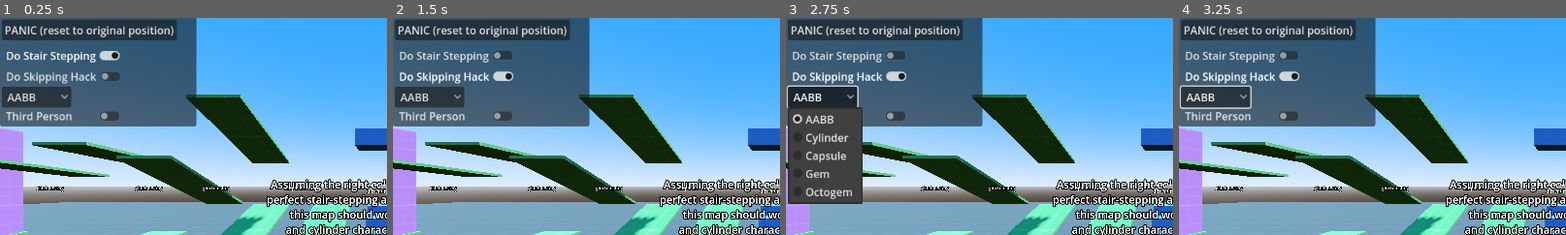
Above: before the commit, frames 1-4 (left to right).
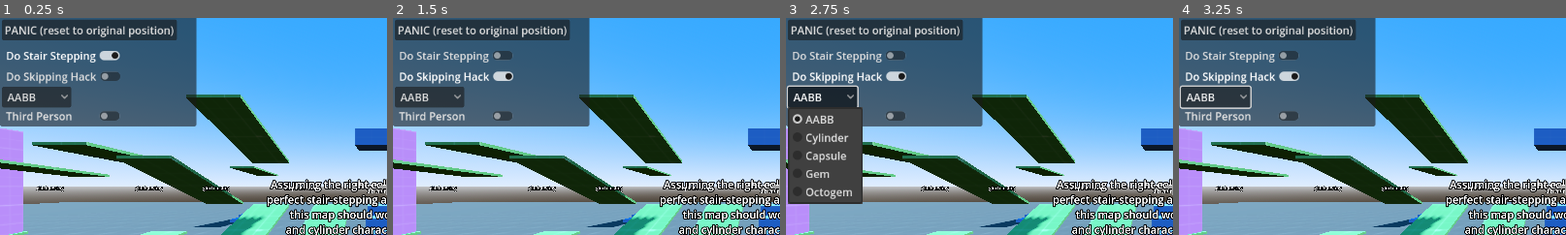
Above: after the commit, the same moments.

Repository: wareya/GodotStairTester
Game: Godot game, scene res://world.tscn
Two runs of this game, one before a commit and one after it. Both use one fixed random seed, a clock stepped at 60 frames per second and the inputs below.
Inputs:
- Up to frame 1 (0.25 s): no input
- Up to frame 2 (1.5 s): click "Do Stair Stepping" at 0.5 s; click "Do Skipping Hack" at 1.25 s
- Up to frame 3 (2.75 s): click "AABB" at 2 s
- Up to frame 4 (3.25 s): click "Third Person" at 2.75 s
The pictures show only the part of the screen within x 0-50%, y 11-61%; the shares and areas given below are measured in that part.

The runs differ from the first frame. In frame 1, 0.5% of the frame differs, in the area x 50-72%, y 68-97%; in frame 2, 0.5%; in frame 3, 0.5%; in frame 4, 0.5%.

Commit message:
add extra stair test thing

Diff:
--- a/StairsTestScene.tscn
+++ b/StairsTestScene.tscn
@@ -81,6 +81,30 @@
 size = Vector3(1, 0.25, 0.5)
 material = SubResource("StandardMaterial3D_6j7a6")
 
+[node name="CSGBox3D58" type="CSGBox3D" parent="."]
+transform = Transform3D(1, 0, 0, 0, 1, 0, 0, 0, 1, -6, 0.0625, -6.25)
+use_collision = true
+size = Vector3(1, 0.125, 0.5)
+material = SubResource("StandardMaterial3D_6j7a6")
+
+[node name="CSGBox3D59" type="CSGBox3D" parent="."]
+transform = Transform3D(1, 0, 0, 0, 1, 0, 0, 0, 1, -6, 0.1875, -6.75)
+use_collision = true
+size = Vector3(1, 0.125, 0.5)
+material = SubResource("StandardMaterial3D_6j7a6")
+
+[node name="CSGBox3D60" type="CSGBox3D" parent="."]
+transform = Transform3D(1, 0, 0, 0, 1, 0, 0, 0, 1, -6, 0.3125, -7.25)
+use_collision = true
+size = Vector3(1, 0.125, 0.5)
+material = SubResource("StandardMaterial3D_6j7a6")
+
+[node name="CSGBox3D61" type="CSGBox3D" parent="."]
+transform = Transform3D(1, 0, 0, 0, 1, 0, 0, 0, 1, -6, 0.4375, -7.75)
+use_collision = true
+size = Vector3(1, 0.125, 0.5)
+material = SubResource("StandardMaterial3D_6j7a6")
+
 [node name="CSGBox3D12" type="CSGPolygon3D" parent="."]
 transform = Transform3D(-4.37114e-08, 0, -1, 0, 1, 0, 1, 0, -4.37114e-08, -3.70001, 0, -2)
 use_collision = true
@@ -139,6 +163,12 @@
 
 [node name="CSGBox3D24" type="CSGPolygon3D" parent="."]
 transform = Transform3D(1.31134e-07, 0, -1, 0, 1, 0, 1, 0, 1.31134e-07, -6.52437, -0.625, -2)
+use_collision = true
+polygon = PackedVector2Array(-1, 0.8125, -1, 0.875, 1, 0.625, 1, 0.5625)
+material = SubResource("StandardMaterial3D_uatdx")
+
+[node name="CSGBox3D57" type="CSGPolygon3D" parent="."]
+transform = Transform3D(-4.37114e-08, 0, 1, 0, 1, 0, -1, 0, -4.37114e-08, -5.5, 1.438, -7)
 use_collision = true
 polygon = PackedVector2Array(-1, 0.8125, -1, 0.875, 1, 0.625, 1, 0.5625)
 material = SubResource("StandardMaterial3D_uatdx")
